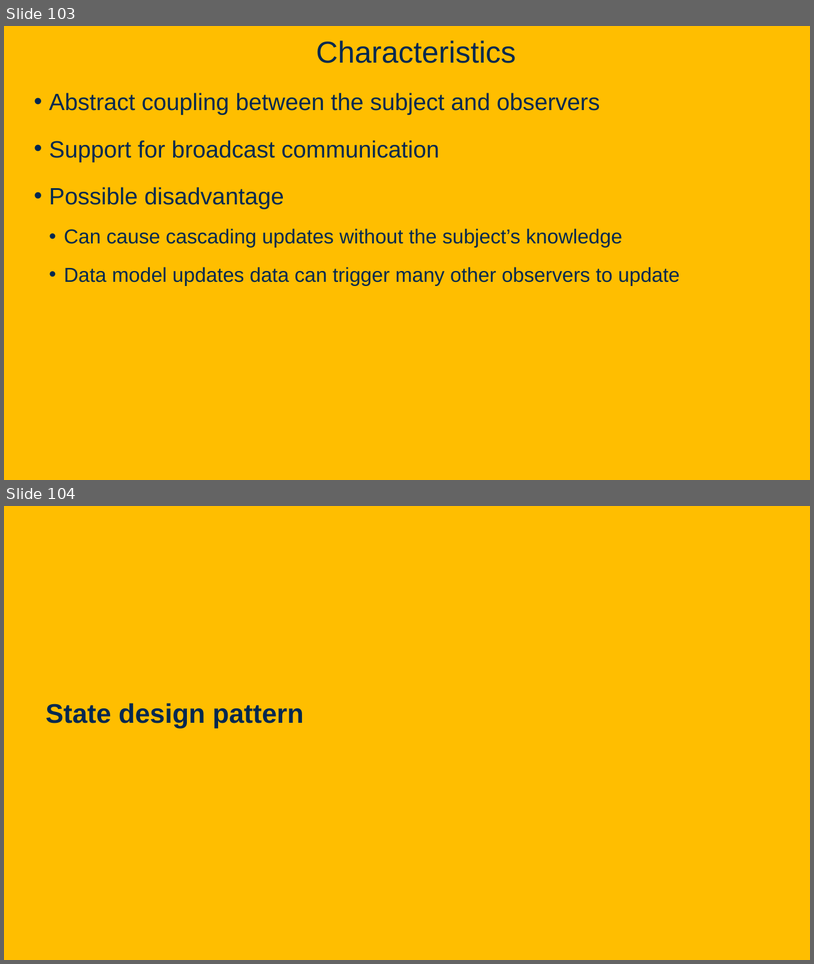
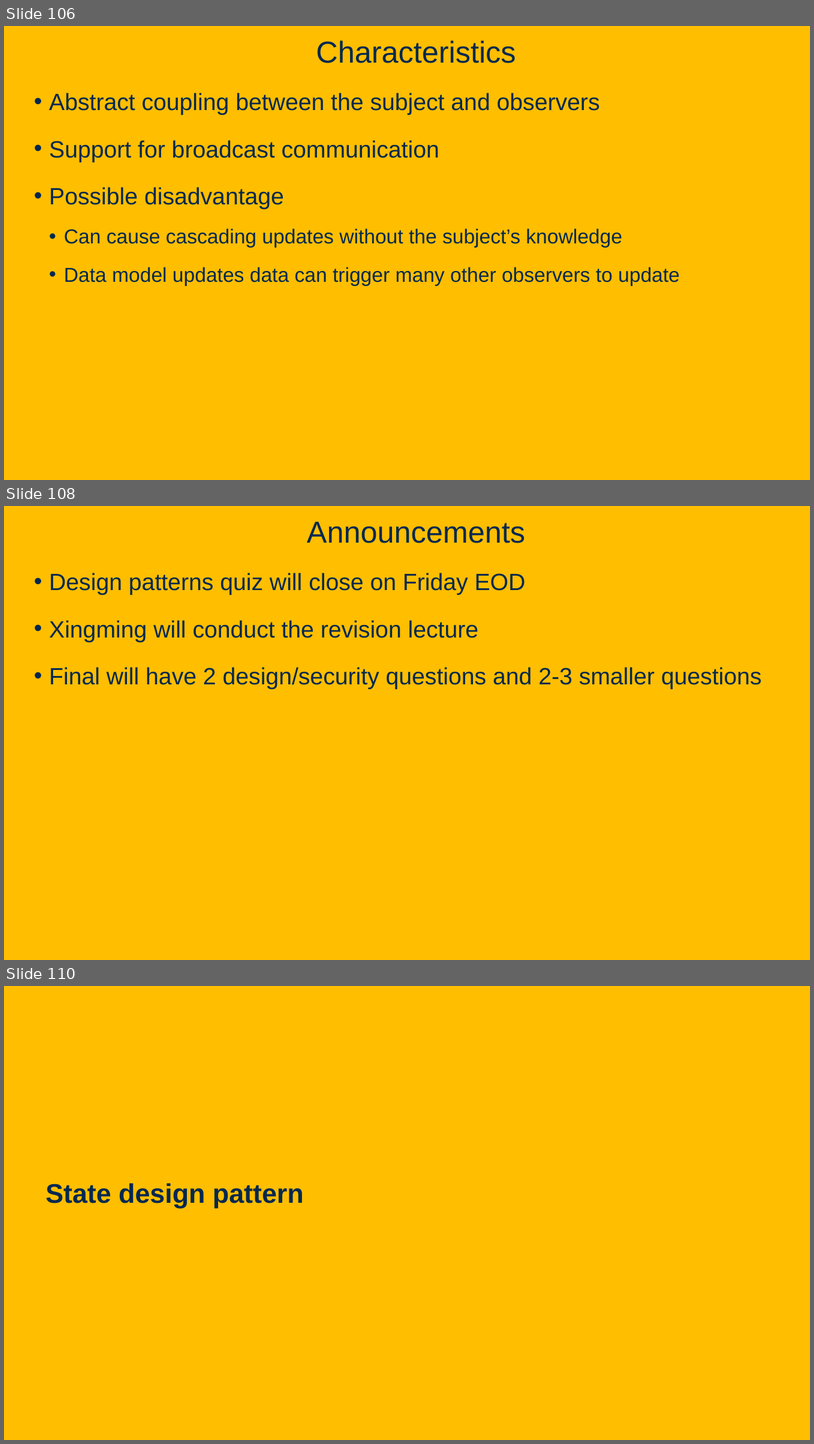
Before and after one commit to davsec-teaching/ecs160-f25, a slide deck: slides/8_design_patterns.pptx. Shown one above the other, each under a label of ours: slides 103 and 104 before the commit, slides 106, 108 and 110 after it; the slides between them are not shown. The pictures are 814x964 and 814x1444 pixels, drawn with LibreOffice and Linux fonts; fonts in the diff are those of the drawing; background and template pictures are left out. Boxes give left, top, right and bottom in pixels: in the first picture for what was removed or moved away, otherwise in the second. Text is boxed around its words. In the diff, an @@ line names an element or a change of style, - is before the commit and + after.

Commit message:
updated design patterns slide

```diff
--- a/slides/8_design_patterns.pptx
+++ b/slides/8_design_patterns.pptx
@@ slide 108 added at (4,506,810,960), background picture (left out) @@
@@ title added at (307,522,525,543), 36 pt, text #022850 @@
+Announcements
@@ text added at (49,573,762,689), 28 pt, text #022850 @@
+• Design patterns quiz will close on Friday EOD
+• Xingming will conduct the revision lecture
+• Final will have 2 design/security questions and 2-3 smaller questions
@@ what was slide 103 is now slide 106 @@
@@ what was slide 104 is now slide 110 @@
```
Also in this commit, not shown: 9 slides changed, 9 other slides added.
